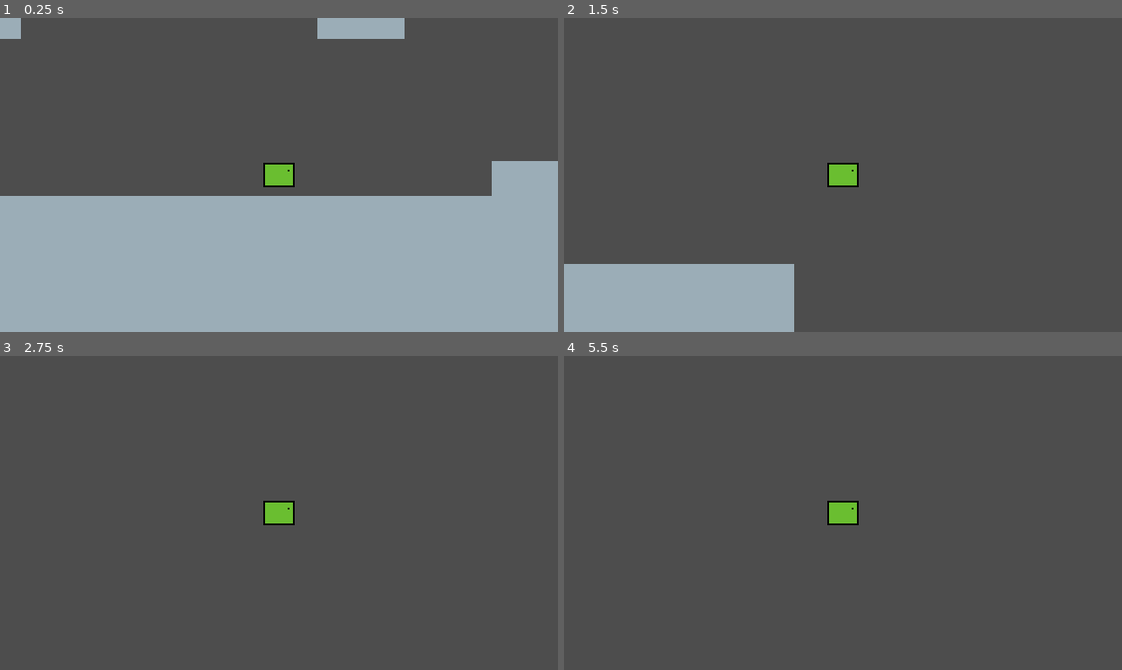
Above: before the commit, frames 1-4 (two rows, left to right).
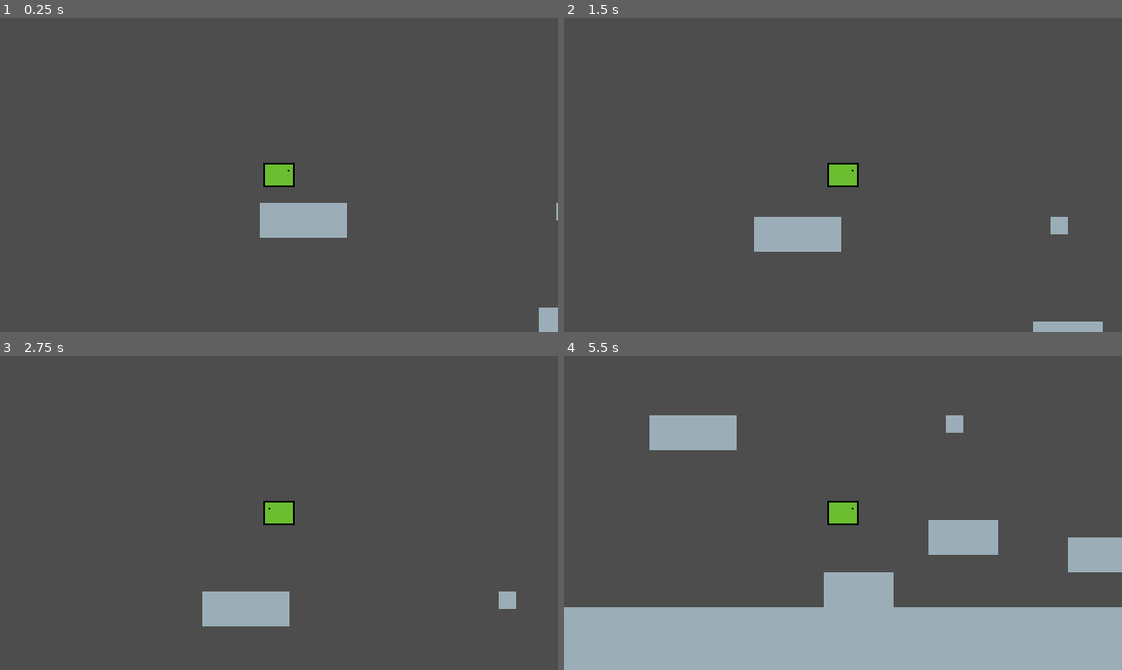
Above: after the commit, the same moments.

Repository: DaPizzaGod/Exotica
Game: Godot game, scene res://stages/prototype/level.tscn
Same seed, same stepped clock (60 frames per second), same inputs: the game is played once before the commit and once after it.
Inputs:
- Up to frame 1 (0.25 s): no input
- Up to frame 2 (1.5 s): hold D (right) from 0.53 s (still down); tap W (jump) at 0.6, 0.77, 1.07, 1.35 s
- Up to frame 3 (2.75 s): tap W (jump) at 1.52, 1.82, 2.1 s; release D (right) at 2.03 s; hold A (left) from 2.03 s (still down)
- Up to frame 4 (5.5 s): release A (left) at 2.78 s; hold D (right) 2.78-4.28 s; tap W (jump) at 2.85, 3.02, 3.32, 3.6, 3.77, 4.07, 4.35, 4.52, 4.82, 5.1 s; hold A (left) 4.28-5.03 s; hold D (right) from 5.03 s (still down)

The runs differ from the first frame. In frame 1, 44% of the frame differs, in the area x 0-100%, y 0-100%; in frame 2, 11%; in frame 3, 1.9%; in frame 4, 26%.

Commit message:
jump buffer works

Diff:
--- a/entities/prototype/player/fall.gd
+++ b/entities/prototype/player/fall.gd
@@ -10,8 +10,8 @@
 
 	var movement = Input.get_axis("left", "right") * fall_movement_speed
 
-	#if movement != 0:
-		#flip sprite
+	if movement != 0:
+		parent.sprite.flip_h = movement < 0
 	parent.momentum_x = movement
 	parent.move_and_slide()
 
--- a/entities/prototype/player/idle.gd
+++ b/entities/prototype/player/idle.gd
@@ -13,13 +13,16 @@
 	tween.tween_property(parent, "momentum_x", 0, 0.1)
 
 func check_input(_event: InputEvent) -> State:
-	if Input.is_action_just_pressed("jump") and parent.is_on_floor():
-		return jump
+	if parent.jump_available:
+		if Input.is_action_just_pressed("jump") or parent.jump_buffer:
+			print(parent.coyote_jump)
+			return jump
 	if Input.is_action_just_pressed("left") or Input.is_action_just_pressed("right"):
 		return move
 	return null
 
 func check_physics(delta: float) -> State:
+
 	parent.velocity.y += gravity * delta
 	parent.move_and_slide()
 
--- a/entities/prototype/player/jump.gd
+++ b/entities/prototype/player/jump.gd
@@ -13,13 +13,16 @@
 func check_physics(delta: float) -> State:
 	parent.momentum_y += gravity * delta
 
-	if parent.velocity.y > 0:
+
+	if not parent.coyote_jump:
+		print("not coyote jump")
+	if parent.velocity.y > 0 and not parent.coyote_jump:
 		return fall
 
 	var movement = Input.get_axis("left", "right") * air_movement_speed
 
-	#if movement != 0:
-		# flip character based on direction
+	if movement != 0:
+		parent.sprite.flip_h = movement < 0
 	parent.momentum_x = movement
 	parent.move_and_slide()
 
--- a/entities/prototype/player/move.gd
+++ b/entities/prototype/player/move.gd
@@ -9,8 +9,9 @@
 var movement: float
 
 func check_input(_event: InputEvent) -> State:
-	if Input.is_action_just_pressed("jump") and parent.is_on_floor():
-		return jump
+	if parent.jump_available:
+		if Input.is_action_just_pressed("jump") or parent.jump_buffer:
+			return jump
 	return null
 
 func check_physics(delta: float) -> State:
--- a/entities/prototype/player/player.gd
+++ b/entities/prototype/player/player.gd
@@ -2,12 +2,47 @@
 
 @onready var state_machine:= $StateMachine
 @onready var sprite: Sprite2D = $Sprite2D
+
+var jump_available := true # on floor/coyote time
+var jump_buffer := false # jump buffer
+@export var coyote_time: float
+@export var jump_buffer_time: float
+var coyote_jump:= false
+
 var momentum_x: float
 var momentum_y: float
 
+
 func _ready() -> void:
 	state_machine.start_state_machine(self)
+	Engine.time_scale = 0.15
 
-func _physics_process(delta: float) -> void:
+func _physics_process(_delta: float) -> void:
+	# Maintains momentum I think
 	velocity = Vector2(momentum_x, momentum_y)
 	move_and_slide()
+
+	#print(velocity)
+
+	# Conditions for jumping
+
+	if not is_on_floor():
+		if jump_available:
+			coyote_jump = true
+			get_tree().create_timer(coyote_time).timeout.connect(_on_coyote_timeout)
+
+		if Input.is_action_just_pressed("jump"):
+			jump_buffer = true
+			await get_tree().create_timer(jump_buffer_time).timeout
+			jump_buffer = false
+	else:
+		jump_available = true
+
+
+
+
+func _on_coyote_timeout():
+	print("coyote timeout")
+	print(coyote_jump)
+	jump_available = false
+	coyote_jump = false
--- a/entities/prototype/player/player.tscn
+++ b/entities/prototype/player/player.tscn
@@ -14,6 +14,8 @@
 [node name="Player" type="CharacterBody2D" unique_id=1013827000]
 collision_mask = 2
 script = ExtResource("1_73j8v")
+coyote_time = 0.5
+jump_buffer_time = 0.3
 
 [node name="Sprite2D" type="Sprite2D" parent="." unique_id=634492247]
 texture = ExtResource("1_r2bvf")
@@ -46,14 +48,14 @@
 move = NodePath("../Move")
 idle = NodePath("../Idle")
 fall = NodePath("../Fall")
-jump_force = 200.0
-air_movement_speed = 400.0
+jump_force = 150.0
+air_movement_speed = 200.0
 
 [node name="Fall" type="Node" parent="StateMachine" unique_id=1610922397 node_paths=PackedStringArray("move", "idle")]
 script = ExtResource("7_8pji5")
 move = NodePath("../Move")
 idle = NodePath("../Idle")
-fall_movement_speed = 400.0
+fall_movement_speed = 200.0
 metadata/_custom_type_script = "uid://d1kimhp5gr6wj"
 
 [node name="Camera2D" type="Camera2D" parent="." unique_id=323139327]
--- a/entities/prototype/player/state_machine.gd
+++ b/entities/prototype/player/state_machine.gd
@@ -22,6 +22,7 @@
 	if new_state:
 		change_state(new_state)
 
+
 func _input(event: InputEvent) -> void:
 	var new_state = current_state.check_input(event)
 	if new_state:
--- a/project.godot
+++ b/project.godot
@@ -19,6 +19,7 @@
 
 window/size/viewport_width=320
 window/size/viewport_height=180
+window/size/always_on_top=true
 window/size/window_width_override=1280
 window/size/window_height_override=720
 window/stretch/mode="viewport"
--- a/stages/prototype/level.tscn
+++ b/stages/prototype/level.tscn
@@ -22,4 +22,4 @@
 tile_set = SubResource("TileSet_4mmw1")
 
 [node name="Player" parent="." unique_id=1013827000 instance=ExtResource("2_0bfi5")]
-position = Vector2(148, 67)
+position = Vector2(181, -17)
